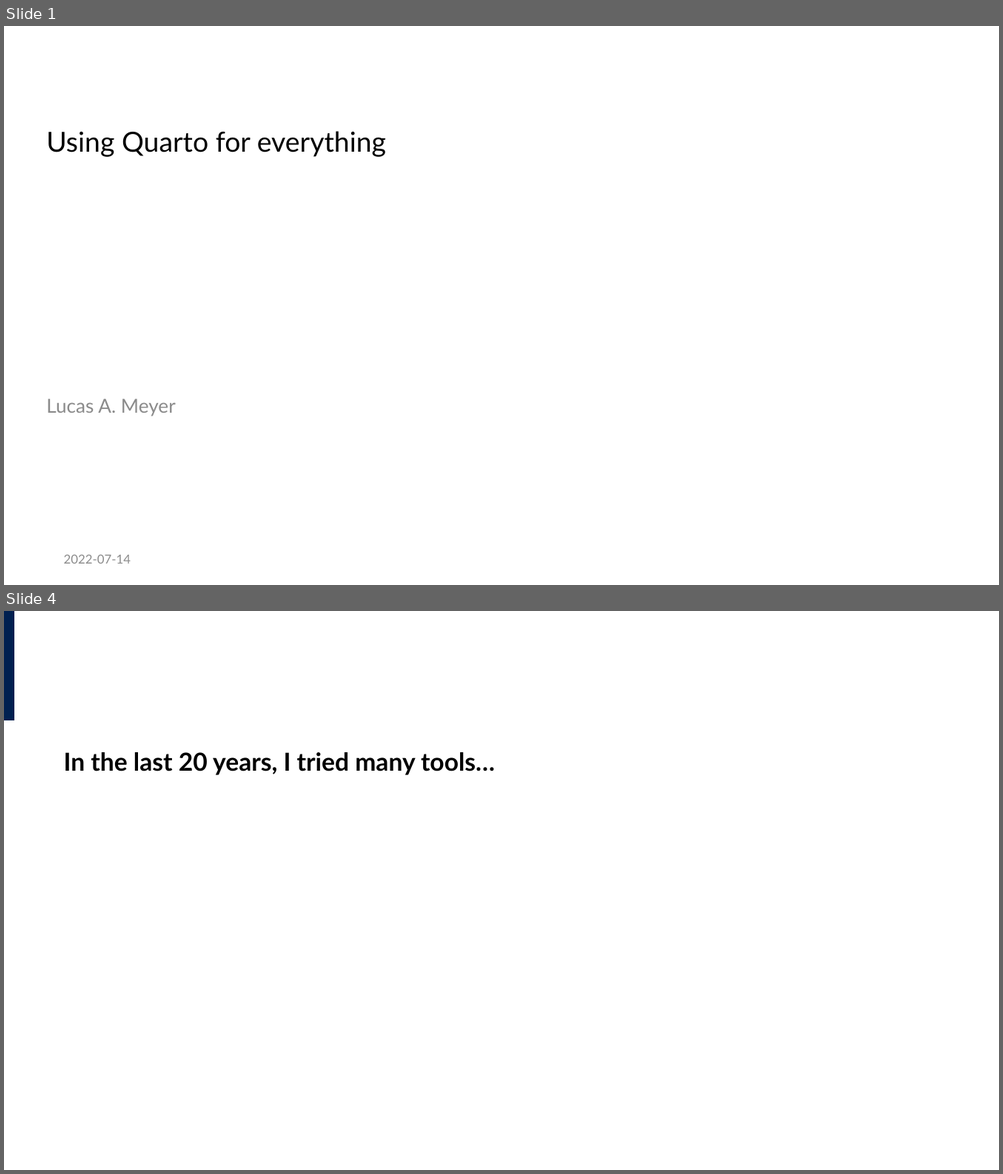
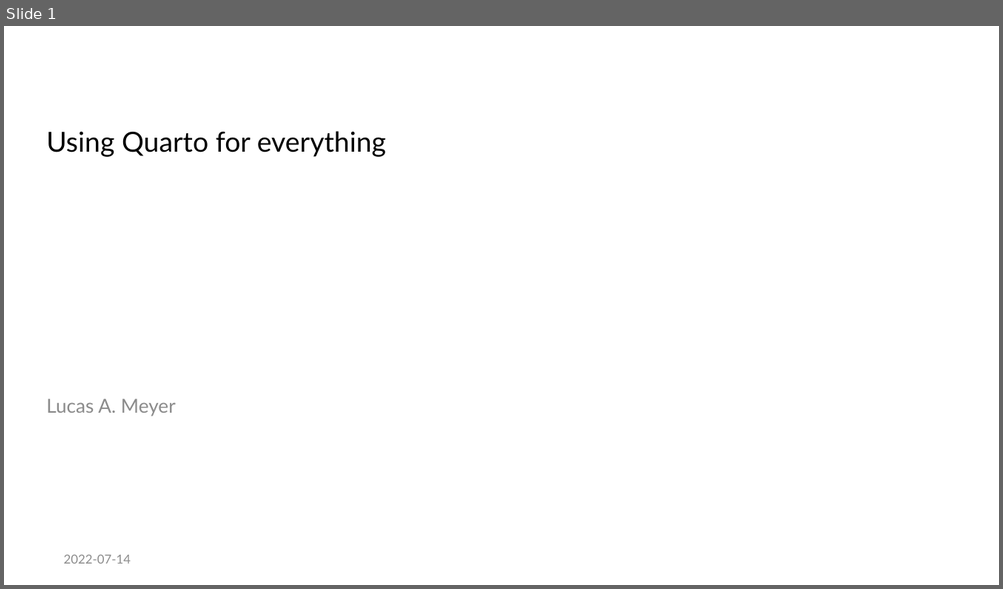
Before and after one commit to lucas-a-meyer/using-quarto, a slide deck: docs/presentation.pptx. Shown one above the other, each under a label of ours: slides 1 and 4 before the commit, slide 1 after it; the slides between them are not shown. The pictures are 1003x1174 and 1003x589 pixels, drawn with LibreOffice and Linux fonts; fonts in the diff are those of the drawing; background and template pictures are left out. Boxes give left, top, right and bottom in pixels: in the first picture for what was removed or moved away, otherwise in the second. Text is boxed around its words. In the diff, an @@ line names an element or a change of style, - is before the commit and + after.

```diff
--- a/docs/presentation.pptx
+++ b/docs/presentation.pptx
@@ slide 4 removed at box(4, 611, 999, 1170), background #FFFFFF @@
@@ rectangle removed at box(4, 611, 14, 721) @@
@@ text removed at box(64, 752, 495, 775) @@
-In the last 20 years, I tried many tools…
```
Also in this commit, not shown: 19 slides changed, 8 slides added, 10 other slides removed, 43 other files.
